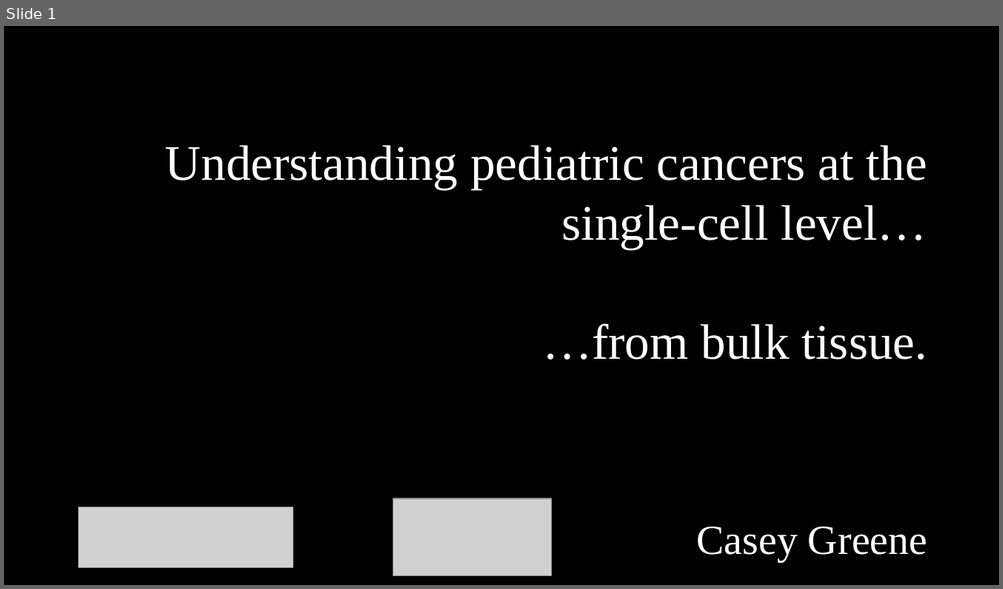
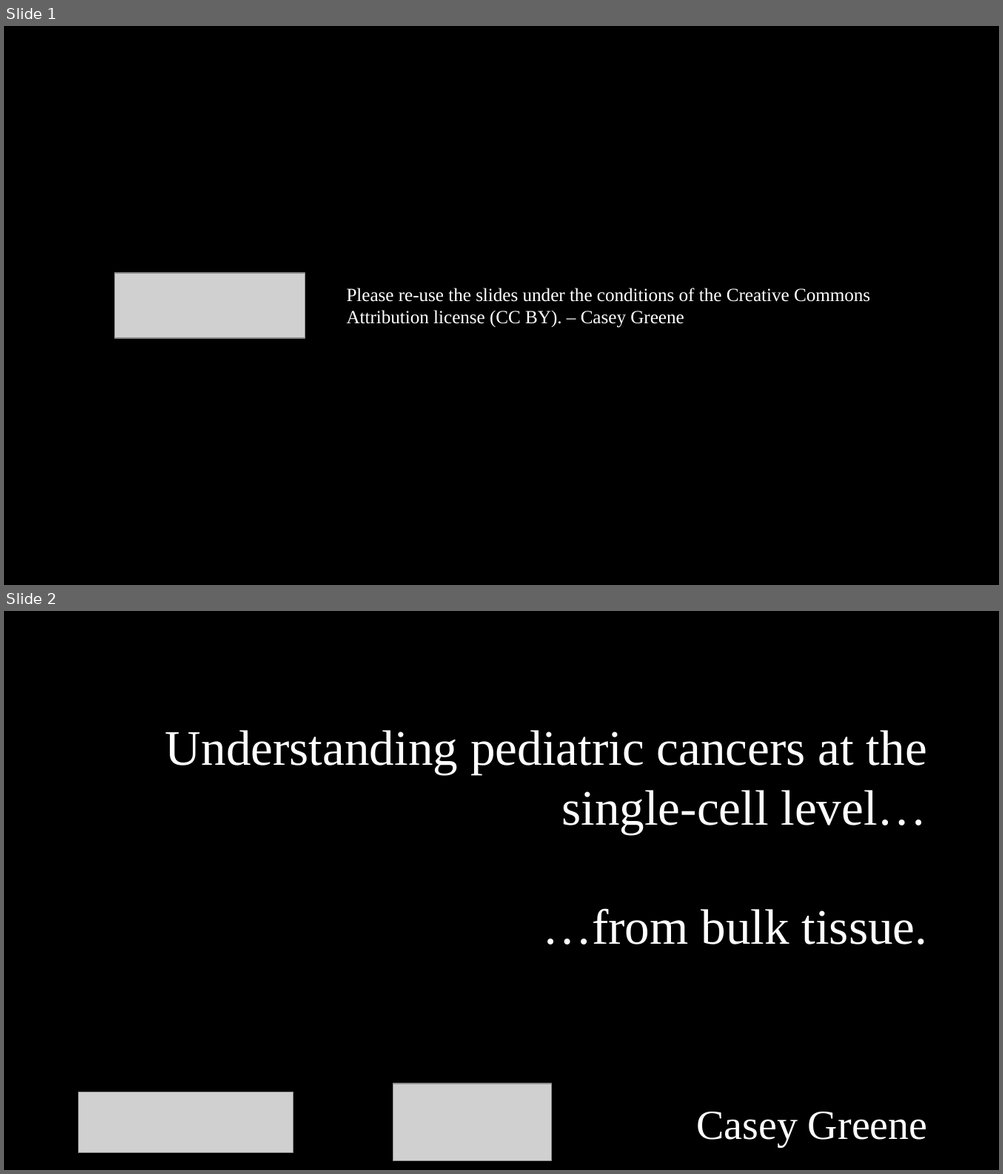
Before and after one commit to lmrl-bio/lmrl-bio.github.io, a slide deck: hostedfiles/c1.slides.pptx. Shown one above the other, each under a label of ours: slide 1 before the commit, slides 1 and 2 after it. The pictures are 1003x589 and 1003x1174 pixels, drawn with LibreOffice and Linux fonts; fonts in the diff are those of the drawing; grey boxes stand for pictures. Boxes give left, top, right and bottom in pixels: in the first picture for what was removed or moved away, otherwise in the second. Text is boxed around its words. In the diff, an @@ line names an element or a change of style, - is before the commit and + after.

```diff
--- a/hostedfiles/c1.slides.pptx
+++ b/hostedfiles/c1.slides.pptx
@@ slide 1 added at bbox=[4, 26, 999, 585], background #000000 @@
@@ picture added at bbox=[114, 272, 304, 338] @@
@@ text added at bbox=[347, 288, 870, 328], 13.5 pt, text #FFFFFF @@
+Please re-use the slides under the conditions of the Creative Commons
+Attribution license (CC BY). – Casey Greene
@@ what was slide 1 is now slide 2 @@
```
Also in this commit, not shown: 1 other slide added, 3 other files.
